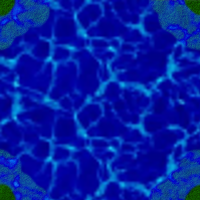
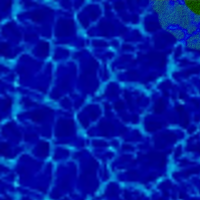
Before/after of a 200 x 200 layered artwork. What changed in the layer stack:
hid "Layer #3" over box(0, 182, 18, 200)
hid "Layer #2" over box(182, 182, 200, 200)
hid "Layer", painted on it over box(0, 0, 17, 18)
hid "Layer #7" over box(0, 148, 52, 200)
hid "Layer #6" over box(148, 148, 200, 200)
hid "Layer #4" over box(0, 0, 51, 51)
